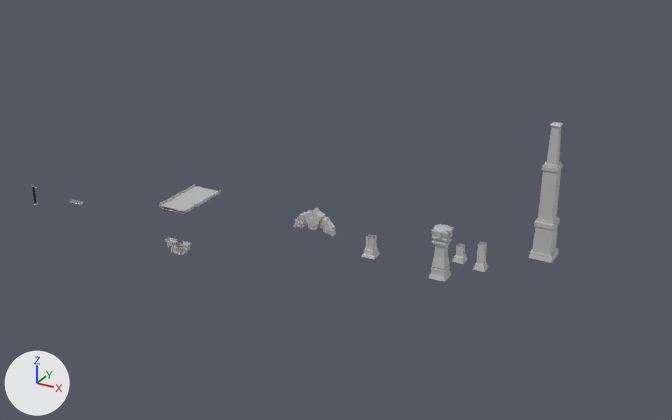
One commit to the Blender file Great Seal Recreation/Assets/Meshes/AllBlenderMeshes.blend: the scene before it, then after it.
Camera for both pictures: a camera (50 mm lens) standing at (236.6, -172.1, 94.5) and looking at (139.8, 3.9, 6.5). The axes (+X, +Y, +Z) are drawn at lower left. The lights are the same throughout. The same objects are shown in both versions, whatever each file hides.

Names of what the first picture shows: 'Arch0', 'Brick1', 'Bridge0', 'BridgeSupport0', 'Column0', 'Column1', 'Column2', 'Column3', 'Column4', 'Column5'.
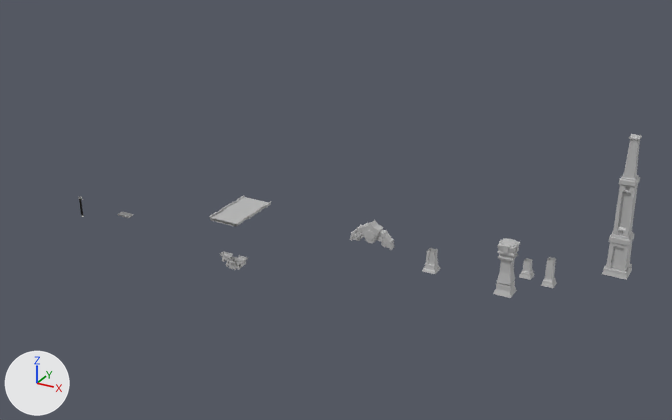
Location of each change, [x1, y1, x2, y2] in pixels of the pictures (672 x 420 px):
'Column4', reshaped, moved, modifiers changed (15% wider, 13% taller): before [528, 170, 561, 263]; after [602, 175, 640, 280]
'Column3', moved: before [429, 224, 453, 282]; after [493, 238, 520, 298]
'Bridge0', moved: before [159, 184, 221, 214]; after [209, 195, 271, 227]
'Arch0', moved: before [294, 207, 336, 236]; after [350, 220, 395, 250]
'Column5', moved: before [542, 122, 563, 174]; after [621, 134, 642, 181]
'Column2', moved: before [362, 234, 380, 260]; after [422, 248, 441, 274]
'Column1', moved: before [473, 242, 488, 272]; after [541, 257, 557, 288]
'BridgeSupport0', moved: before [165, 237, 192, 255]; after [220, 251, 248, 270]
'Column0', moved: before [452, 243, 468, 264]; after [519, 258, 535, 280]
'Brick1', moved: before [69, 199, 83, 206]; after [118, 212, 133, 218]
'Banner0', moved: before [32, 187, 37, 203]; after [79, 199, 83, 215]

The change in detail:
me_mesh_051 is used by ob_column4; location (187.3, 13.3, 1.8); rotation (1.571, 0.0, 0.0), in degrees (90, 0, 0).
me_mesh_051 had 44 vertices, 40 faces and spanned x -2.6..2.6, y 0.0..20.4, z -2.6..2.6.
me_mesh_051 now has 90 vertices, 58 faces and spans x 0.0..2.6, y 0.0..21.7, z 0.0..2.6.
me_mesh_051 part 1: 33 vertices removed from x -2.6..2.6, y 0.0..20.4, z -2.6..2.6; 79 vertices added at x 0.0..2.6, y 0.0..21.7, z 0.0..2.6.
Object 'Arch0' (ob_arch0) moves from (128.5, 13.3, -2.7) to (144.7, 13.3, -2.7).
Object 'Column0' (ob_column0) moves from (167.8, 13.3, -4.1) to (184.0, 13.3, -4.1).
Object 'Column1' (ob_column1) moves from (173.0, 13.3, -4.9) to (189.2, 13.3, -4.9).
Object 'Column3' (ob_column3) moves from (163.0, 13.3, 1.8) to (179.2, 13.3, 1.8).
Object 'Column5' (ob_column5) moves from (187.3, 13.3, 22.2) to (203.5, 13.3, 22.2).
Object 'Column4' (ob_column4) moves from (187.3, 13.3, 1.8) to (203.5, 13.3, 1.8).
Object 'Column4' (ob_column4) gains a MIRROR modifier named 'Mirror'.
Modifier setting: use_clip = True.
Object 'Column4' (ob_column4) gains a MIRROR modifier named 'Mirror.001'.
Modifier setting: use_axis = (False, False, True).
Modifier setting: use_clip = True.
Object 'Column2' (ob_column2) moves from (144.5, 13.3, -8.4) to (160.7, 13.3, -8.4).
Object 'Brick1' (ob_brick1) moves from (73.2, -12.5, 0.6) to (89.4, -12.5, 0.6).
Object 'BridgeSupport0' (ob_bridgesupport0) moves from (105.4, -12.5, -2.7) to (121.6, -12.5, -2.7).
Object 'Bridge0' (ob_bridge0) moves from (91.9, 10.3, -2.7) to (108.1, 10.3, -2.7).
Object 'Banner0' (ob_banner0) moves from (58.8, -12.5, -2.7) to (75.0, -12.5, -2.7).
